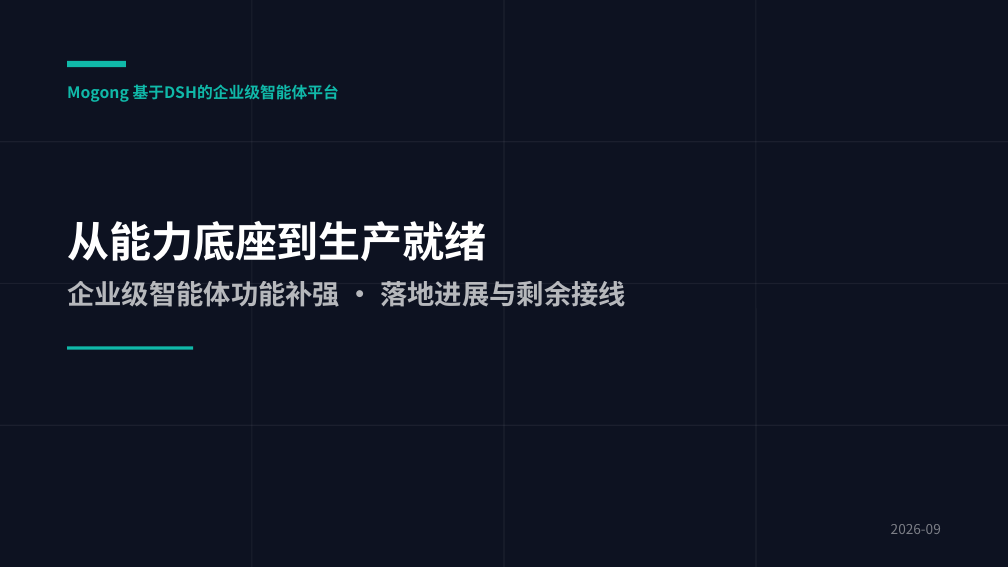
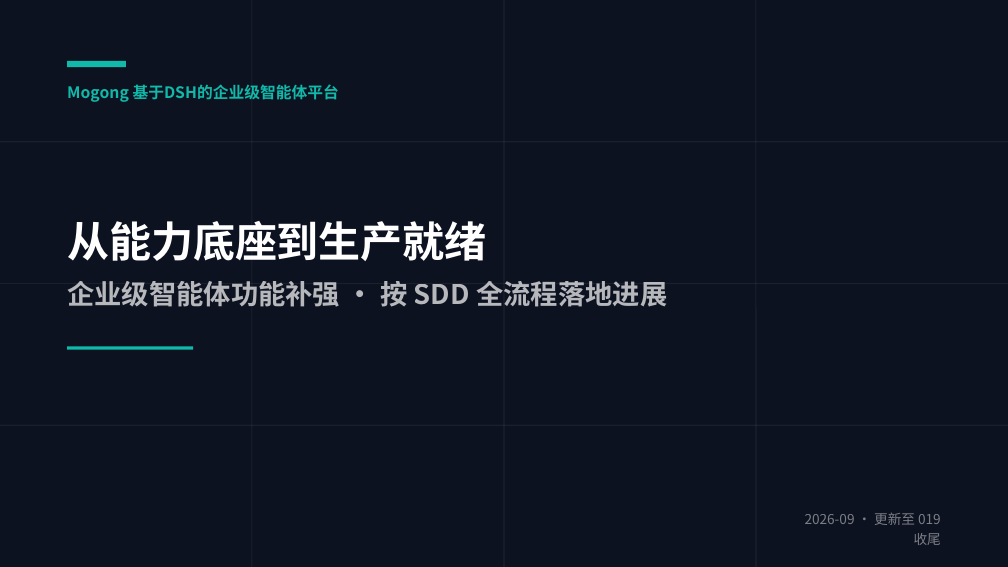
Before and after one commit to cooper2006/mogo, a slide deck: slide 1 of docs/intro-v4.pptx. Drawn at 1008x567 pixels with LibreOffice and Linux fonts; fonts in the diff are those of the drawing. Boxes give left, top, right and bottom in pixels: in the first picture for what was removed or moved away, otherwise in the second. Text is boxed around its words. In the diff, an @@ line names an element or a change of style, - is before the commit and + after.

Commit message:
docs: 同步 SDD 进度（intro-v4.pptx 修订）+ README/部署文档 clone 地址更名
- intro-v4.pptx：按 SDD 全流程落地进度修订 6 页 14 处文本，反映
  007/009/002/T999/001 生产接线闭合（pending-review 5 条全部 resolved）
- README.md / README.zh-CN.md / docker-deployment / windows-installation(中英文)：
  git clone 地址 himovo/movo -> cooper2006/mogo（旧名改名重定向）
- WORK_LOG.md：本轮两批修订记录

```diff
--- a/docs/intro-v4.pptx
+++ b/docs/intro-v4.pptx
@@ text at <box>67,281,667,307</box>: text changed @@
-企业级智能体功能补强 · 落地进展与剩余接线
+企业级智能体功能补强 · 按 SDD 全流程落地进展
@@ text at <box>805,513,941,545</box>: text changed @@
-2026-09
+2026-09 · 更新至 019 收尾
```
Also in this commit, not shown: 4 other slides changed, 6 other files.
